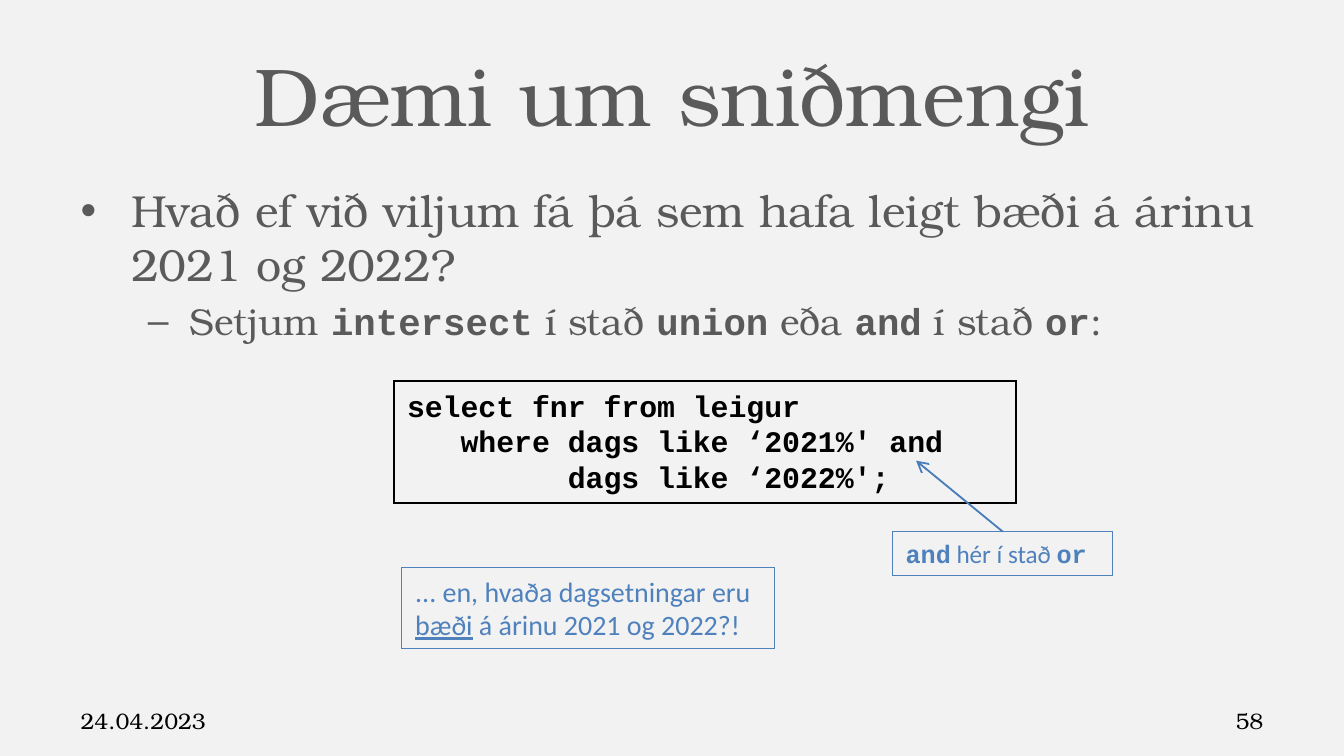
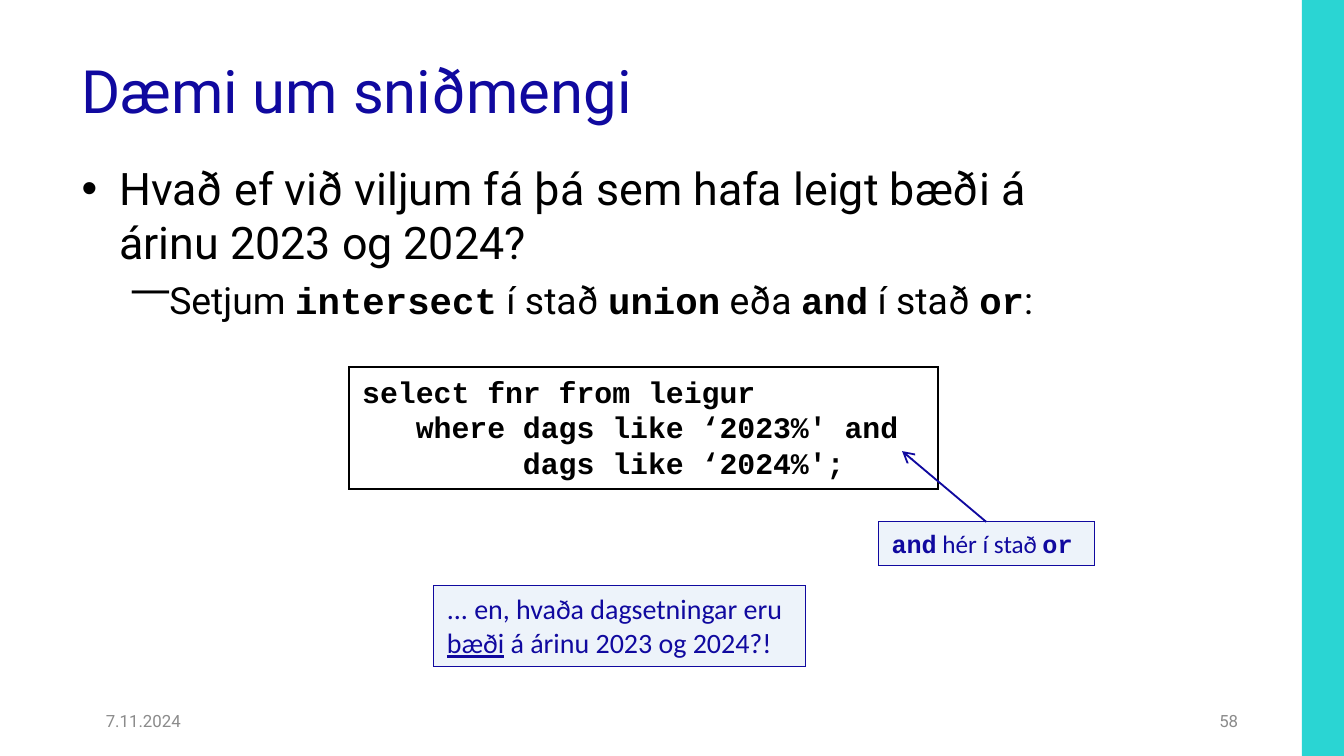
Before and after one commit to Hjalmtyr/SQL2, a slide deck: slide 58 of SQL-II.pptx. Drawn at 1344x756 pixels with LibreOffice and Linux fonts; fonts in the diff are those of the drawing; background and template pictures are left out. Boxes give left, top, right and bottom in pixels: in the first picture for what was removed or moved away, otherwise in the second. Text is boxed around its words. In the diff, an @@ line names an element or a change of style, - is before the commit and + after.

```diff
--- a/SQL-II.pptx
+++ b/SQL-II.pptx
@@ background #F2F2F2 to #FFFFFF @@
@@ rectangle added at <box>1302,0,1344,756</box>, fill #2AD5D3 @@
@@ title "Dæmi um sniðmengi": place and size @@
-title "Dæmi um sniðmengi" at <box>254,64,1089,145</box>
+title "Dæmi um sniðmengi" at <box>82,67,632,126</box>
@@ title "Dæmi um sniðmengi" at <box>82,67,632,126</box>: size 44 to 32 pt, font TeX Gyre Bonum to Roboto, text colour #5A5A5A to #10099F; alignment centre to left; line spacing 1 to 0.9; vertical alignment middle to bottom @@
@@ text "Hvað ef við viljum fá ...": place and size @@
-text "Hvað ef við viljum fá ..." at <box>131,193,1255,344</box>
+text "Hvað ef við viljum fá ..." at <box>119,170,1033,322</box>
@@ text at <box>119,170,1025,269</box>: text changed; font TeX Gyre Bonum to Roboto; text colour #5A5A5A to #000000 @@
-• Hvað ef við viljum fá þá sem hafa leigt bæði á árinu 2021 og 2022?
+• Hvað ef við viljum fá þá sem hafa leigt bæði á árinu 2023 og 2024?
@@ text at <box>169,285,1033,322</box>: font TeX Gyre Bonum to Roboto in "Setjum í stað eða í stað or:"; text colour #5A5A5A to #000000 in "Setjum intersect í stað union eða and ..."; bullet – to ⎻ @@
@@ rectangle "select fnr from leigur": place and size @@
-rectangle "select fnr from leigur" at <box>394,380,1016,503</box>
+rectangle "select fnr from leigur" at <box>349,367,938,489</box>
@@ text in rectangle at <box>416,417,899,481</box>: text changed @@
-where dags like ‘2021%' and
-dags like ‘2022%';
+where dags like ‘2023%' and
+dags like ‘2024%';
@@ arrow moved from (1003, 532) - (917, 461) to (986, 521) - (902, 452) @@
@@ arrow (986, 521) - (902, 452): stroke #4B7EBC 1 pt to #10099F 1 pt @@
@@ rectangle "and hér í stað or": place and size @@
-rectangle "and hér í stað or" at <box>892,532,1113,577</box>
+rectangle "and hér í stað or" at <box>879,521,1095,566</box>
@@ rectangle "and hér í stað or" at <box>879,521,1095,566</box>: text colour #4F81BD to #10099F; fill none to #C6D9F1 at 30% opacity; outline #4F81BD 0.75 pt to #10099F 0.75 pt @@
@@ rectangle "... en, hvaða dagsetningar eru ...": place and size @@
-rectangle "... en, hvaða dagsetningar eru ..." at <box>402,567,774,649</box>
+rectangle "... en, hvaða dagsetningar eru ..." at <box>434,585,806,667</box>
@@ rectangle "... en, hvaða dagsetningar eru ..." at <box>434,585,806,667</box>: fill none to #C6D9F1 at 30% opacity; outline #4F81BD 0.75 pt to #10099F 0.75 pt @@
@@ text in rectangle at <box>447,599,782,658</box>: text changed; text colour #4F81BD to #10099F @@
-... en, hvaða dagsetningar eru bæði á árinu 2021 og 2022?!
+... en, hvaða dagsetningar eru bæði á árinu 2023 og 2024?!
@@ text at <box>106,715,181,727</box>: text changed; size 12 to 9 pt; font TeX Gyre Bonum to Roboto; text colour #000000 to #8C8C8C @@
-24.04.2023
+7.11.2024
@@ page number: place and size @@
-page number at <box>1236,713,1264,730</box>
+page number at <box>1219,715,1238,727</box>
@@ page number at <box>1219,715,1238,727</box>: size 12 to 9 pt, font TeX Gyre Bonum to Roboto, text colour #000000 to #8C8C8C @@
```
Also in this commit, not shown: 81 other slides changed, 21 other files.
